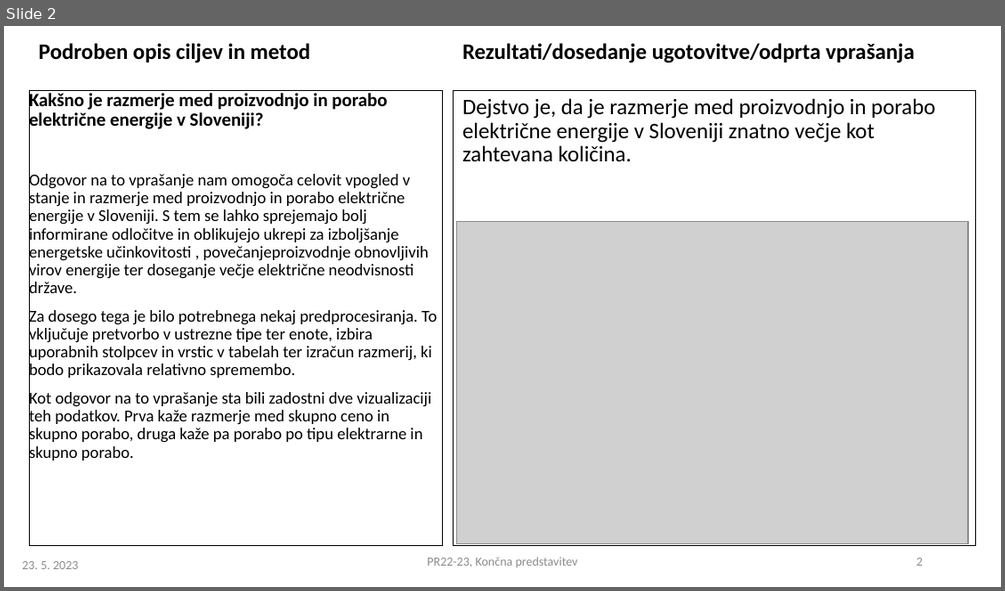
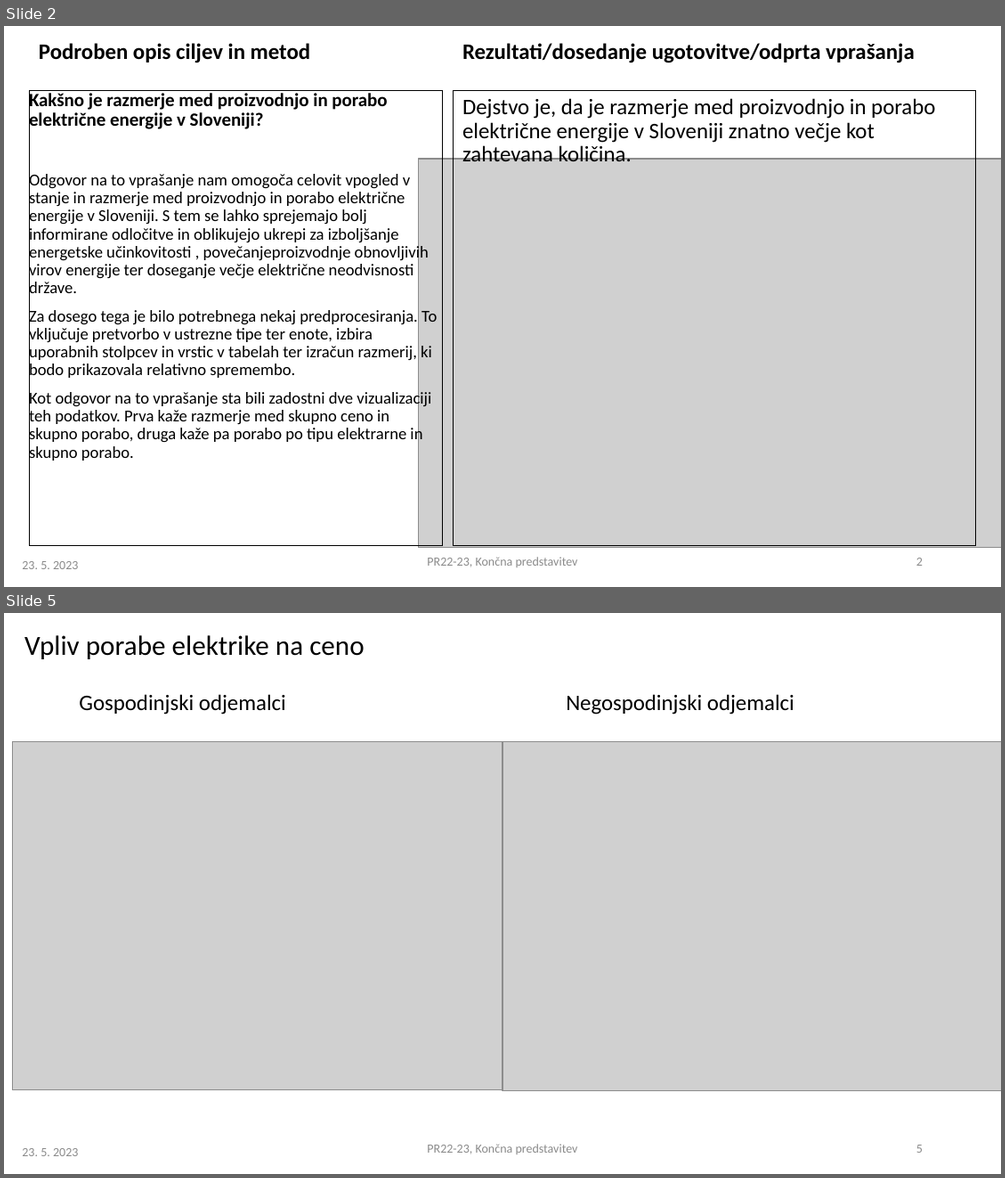
Before and after one commit to MisterMustache/PR22TLTS, a slide deck: PR2022-23_koncna_14a.pptx. Shown one above the other, each under a label of ours: slide 2 before the commit, slides 2 and 5 after it; the slides between them are not shown. The pictures are 1005x591 and 1005x1178 pixels, drawn with LibreOffice and Linux fonts; fonts in the diff are those of the drawing; grey boxes stand for pictures. Boxes give left, top, right and bottom in pixels: in the first picture for what was removed or moved away, otherwise in the second. Text is boxed around its words. In the diff, an @@ line names an element or a change of style, - is before the commit and + after.

Commit message:
Končna predstavitev

```diff
--- a/PR2022-23_koncna_14a.pptx
+++ b/PR2022-23_koncna_14a.pptx
@@ slide 5 added at box(4, 613, 1001, 1174), background #FFFFFF @@
@@ title added at box(24, 635, 364, 659), 20 pt, text #000000 @@
+Vpliv porabe elektrike na ceno
@@ text added at box(79, 694, 286, 714), 16 pt, text #000000 @@
+Gospodinjski odjemalci
@@ text added at box(566, 694, 794, 714), 16 pt, text #000000 @@
+Negospodinjski odjemalci
@@ picture added at box(12, 741, 536, 1089) @@
@@ picture added at box(502, 741, 1001, 1089) @@
@@ text added at box(427, 1143, 578, 1154), 9 pt, text #8B8B8B @@
+PR22-23, Končna predstavitev
@@ page number added at box(916, 1144, 922, 1152), 9 pt, text #8B8B8B @@
+5
@@ text added at box(22, 1148, 78, 1156), 9 pt, text #8B8B8B @@
+23. 5. 2023
@@ slide 2 changed as well @@
@@ text "Kakšno je razmerje med proizvodnjo ..." at box(29, 90, 443, 546): indent changed @@
@@ picture: place and size @@
-picture at box(456, 222, 968, 543)
+picture at box(418, 159, 1001, 548)
```
Also in this commit, not shown: 5 other slides changed, 2 other slides added.
